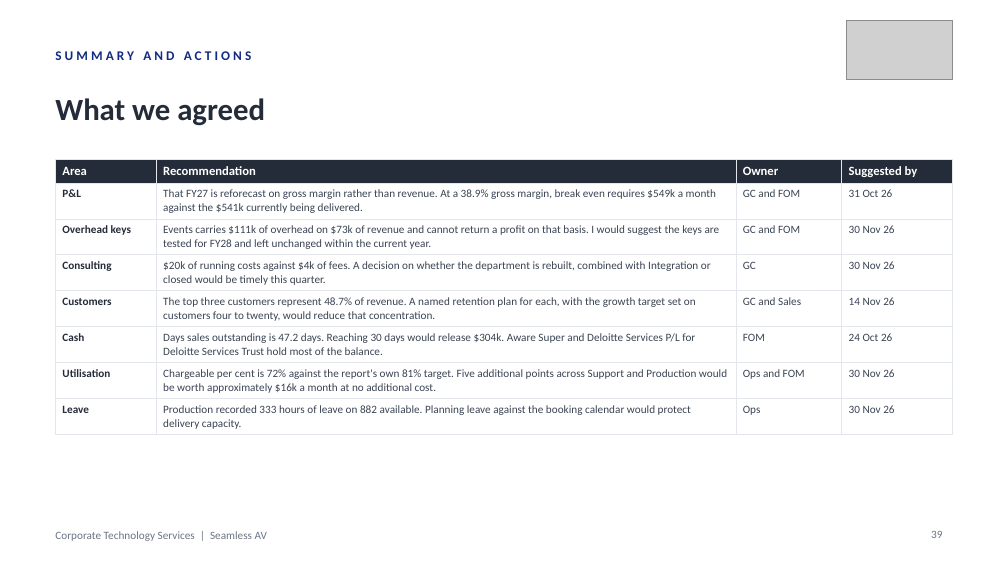
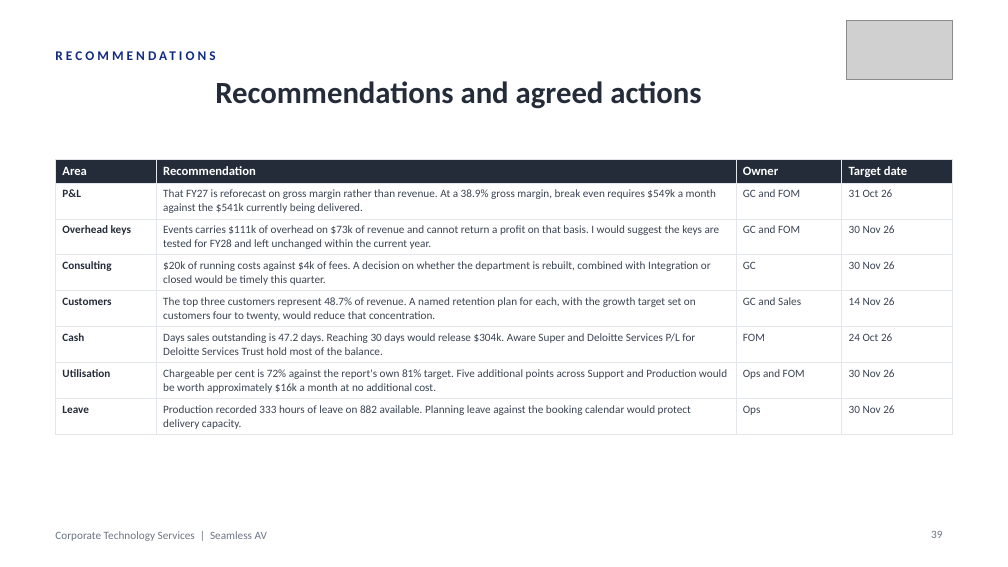
Before and after one commit to WesleyNelson-O33/Claude, a slide deck: slide 39 of deck/CTS Monthly Business Review - 30092026.pptx. Drawn at 1008x567 pixels with LibreOffice and Linux fonts; fonts in the diff are those of the drawing; grey boxes stand for pictures. Boxes give left, top, right and bottom in pixels: in the first picture for what was removed or moved away, otherwise in the second. Text is boxed around its words. In the diff, an @@ line names an element or a change of style, - is before the commit and + after.

```diff
--- a/deck/CTS Monthly Business Review - 30092026.pptx
+++ b/deck/CTS Monthly Business Review - 30092026.pptx
@@ text at (55,51,252,60): text changed @@
-SUMMARY AND ACTIONS
+RECOMMENDATIONS
@@ text at (215,81,701,109): text changed @@
-What we agreed
+Recommendations and agreed actions
@@ table at (55,159,953,433) @@
-row 1, column 4: Suggested by
+row 1, column 4: Target date
```
Also in this commit, not shown: 36 other slides changed, 3 other files.
